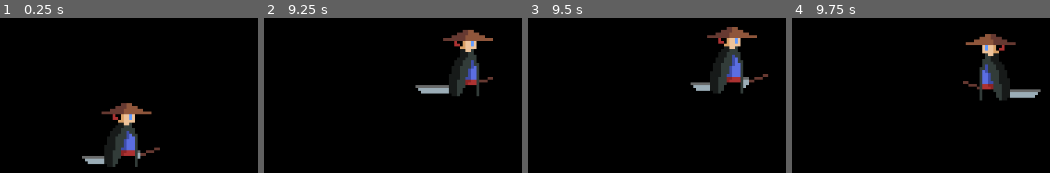
Above: before the commit, frames 1-4 (left to right).
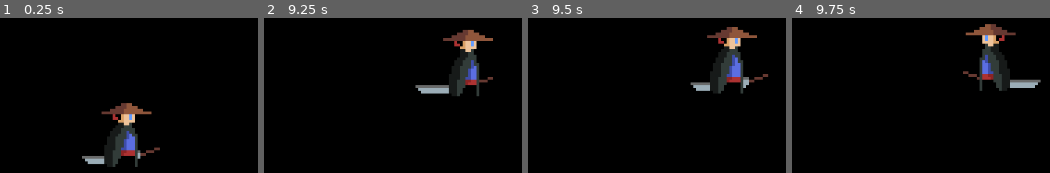
Above: after the commit, the same moments.

Repository: MartinJanevski185016/TimskiProekt
Game: Godot game, scene res://Scenes/main.tscn
Same seed, same stepped clock (60 frames per second), same inputs: the game is played once before the commit and once after it.
Inputs:
- Up to frame 1 (0.25 s): no input
- Up to frame 2 (9.25 s): hold D (walk_right) 0.53-2.03 s; tap W (jump) at 0.6, 0.77, 1.07, 1.35, 1.52, 1.82, 2.1, 2.85, 3.02, 3.32, 3.6, 3.77, 4.07, 4.35, 4.52, 4.82, 5.1, 5.85, 6.02, 6.32, 6.6, 6.77, 7.07, 7.35, 7.52, 7.82, 8.1, 8.85, 9.02 s; hold A (walk_left) 2.03-2.78 s; tap Enter at 2.75 s; hold D (walk_right) 2.78-4.28 s; hold A (walk_left) 4.28-5.03 s; hold D (walk_right) 5.03-5.78 s; hold A (walk_left) 5.78-7.28 s; hold D (walk_right) from 7.28 s (still down); tap Space at 8 s
- Up to frame 3 (9.5 s): keep holding D (walk_right); tap W (jump) at 9.32 s
- Up to frame 4 (9.75 s): release D (walk_right) at 9.53 s; hold A (walk_left) from 9.53 s (still down); tap W (jump) at 9.6 s

Frames 1-3 are identical in both runs. In frame 4, 5.4% of the frame differs, in the area x 66-97%, y 3-54%.

Commit message:
Popravi wall just da raboti so obichen jump

Diff:
--- a/TimskiProektGodotFile/Scripts/Player.gd
+++ b/TimskiProektGodotFile/Scripts/Player.gd
@@ -29,6 +29,7 @@
 	var just_left_ledge = was_on_floor and not is_on_floor() and velocity.y >= 0
 	if just_left_ledge:
 		coyote_jump_timer.start()
+	just_wall_jumped = false;
 
 func apply_gravity(delta):
 	if not is_on_floor():
@@ -51,7 +52,7 @@
 		if Input.is_action_just_released("jump") and velocity.y <  JUMP_VELOCITY / 2:
 			velocity.y = JUMP_VELOCITY / 2
 
-		if Input.is_action_just_pressed("jump") and air_jump:
+		if Input.is_action_just_pressed("jump") and air_jump and not just_wall_jumped:
 			velocity.y = JUMP_VELOCITY * 0.8
 			air_jump = false
 
